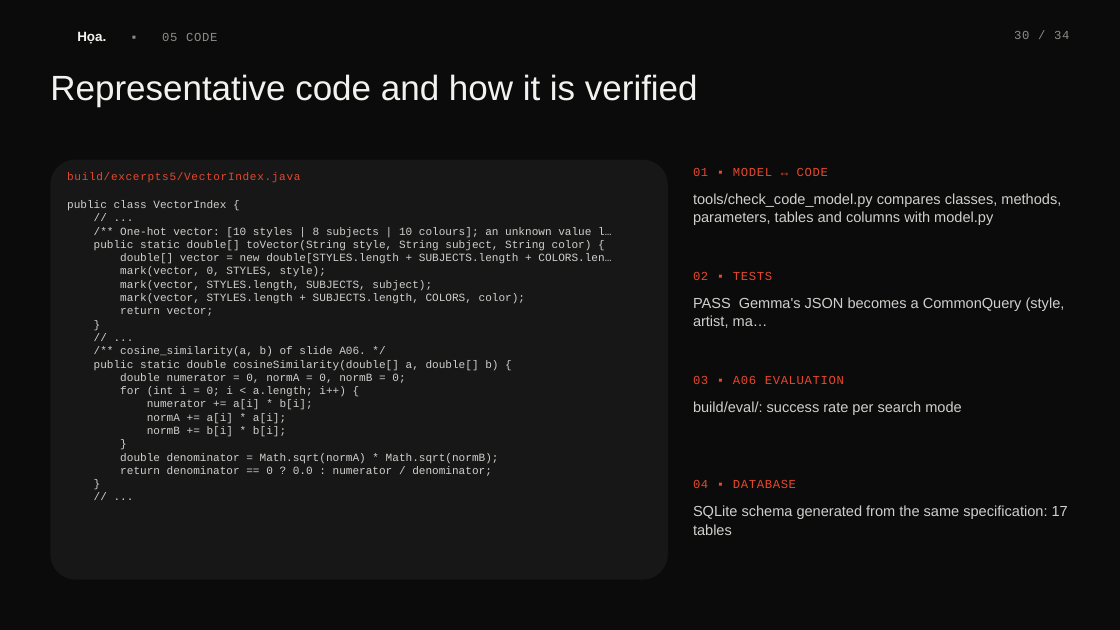
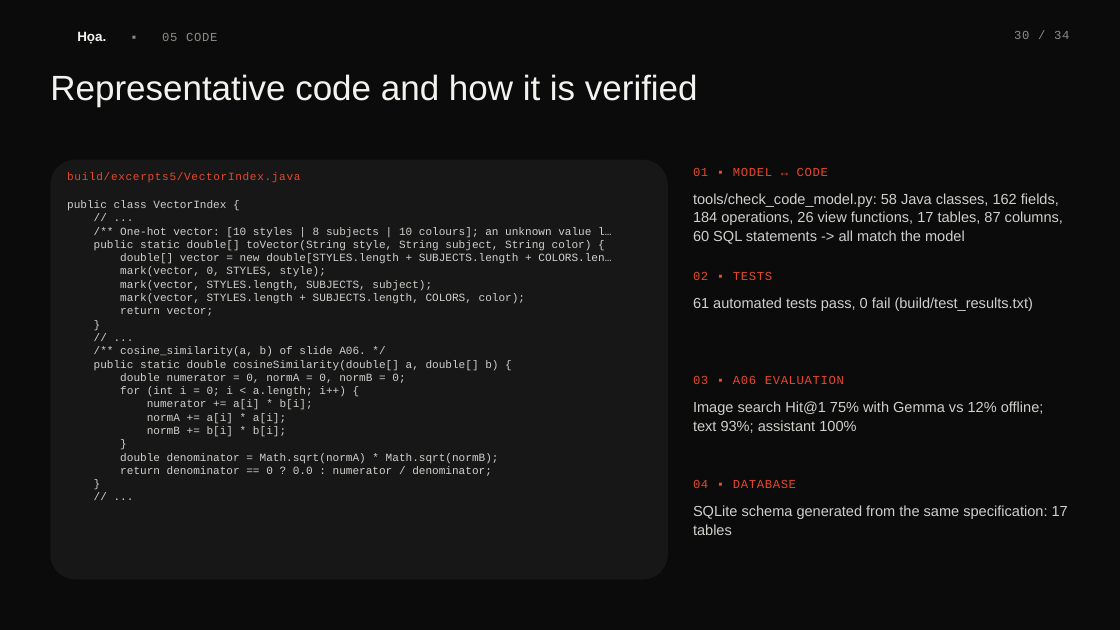
Before and after one commit to scalliontor/Hoa, a slide deck: slide 30 of slides/thuyettrinh_Hoa.pptx. Drawn at 1120x630 pixels with LibreOffice and Linux fonts; fonts in the diff are those of the drawing; background and template pictures are left out. Boxes give left, top, right and bottom in pixels: in the first picture for what was removed or moved away, otherwise in the second. Text is boxed around its words. In the diff, an @@ line names an element or a change of style, - is before the commit and + after.

```diff
--- a/slides/thuyettrinh_Hoa.pptx
+++ b/slides/thuyettrinh_Hoa.pptx
@@ text at (693,193,1063,244): text changed @@
-tools/check_code_model.py compares classes, methods, parameters, tables and columns with model.py
+tools/check_code_model.py: 58 Java classes, 162 fields, 184 operations, 26 view functions, 17 tables, 87 columns, 60 SQL statements -> all match the model
@@ text at (693,297,1033,311): text changed @@
-PASS Gemma's JSON becomes a CommonQuery (style, artist, ma…
+61 automated tests pass, 0 fail (build/test_results.txt)
@@ text at (693,401,1044,433): text changed @@
-build/eval/: success rate per search mode
+Image search Hit@1 75% with Gemma vs 12% offline; text 93%; assistant 100%
```
Also in this commit, not shown: 1 other slide changed, 55 other files.
